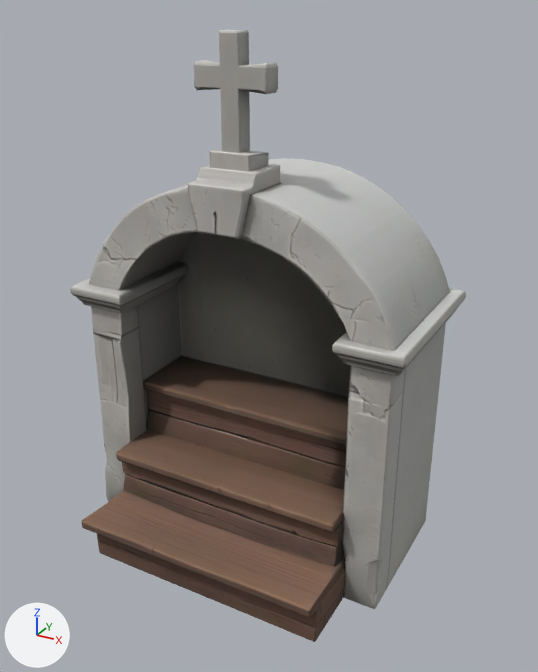
Before and after pictures for a commit that changed the OBJ model Models/altar/altar.obj.
One viewpoint serves both versions: a 50 mm camera at (1.25, -2.13, 1.96) aimed at (0.07, 0.01, 0.89). The axes (+X, +Y, +Z) are drawn at lower left. The lights are the same throughout. The first picture is the older version. Where no turn or scale is listed for an object, it has been applied to the vertices.

Names of what the first picture shows: 'altar'.
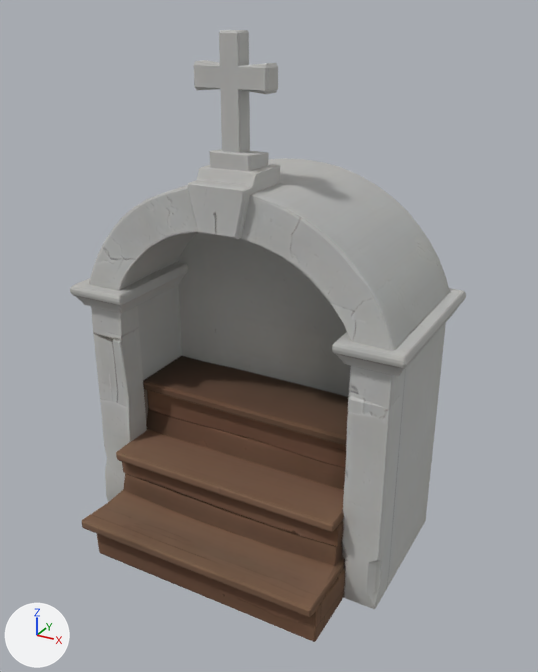
Pixel boxes [x1, y1, x2, y2] of what changed, in the pictures (538 x 672 px):
'altar', surface changed
    both: [70, 30, 465, 629]

What the commit changed:
Picture 'texture_diffuse.png' (img_texture_diffuse_png) is new.
Material 'lambert2SG' (mat_lambert2sg) changes its picture from img_shaded_png to img_texture_diffuse_png.
